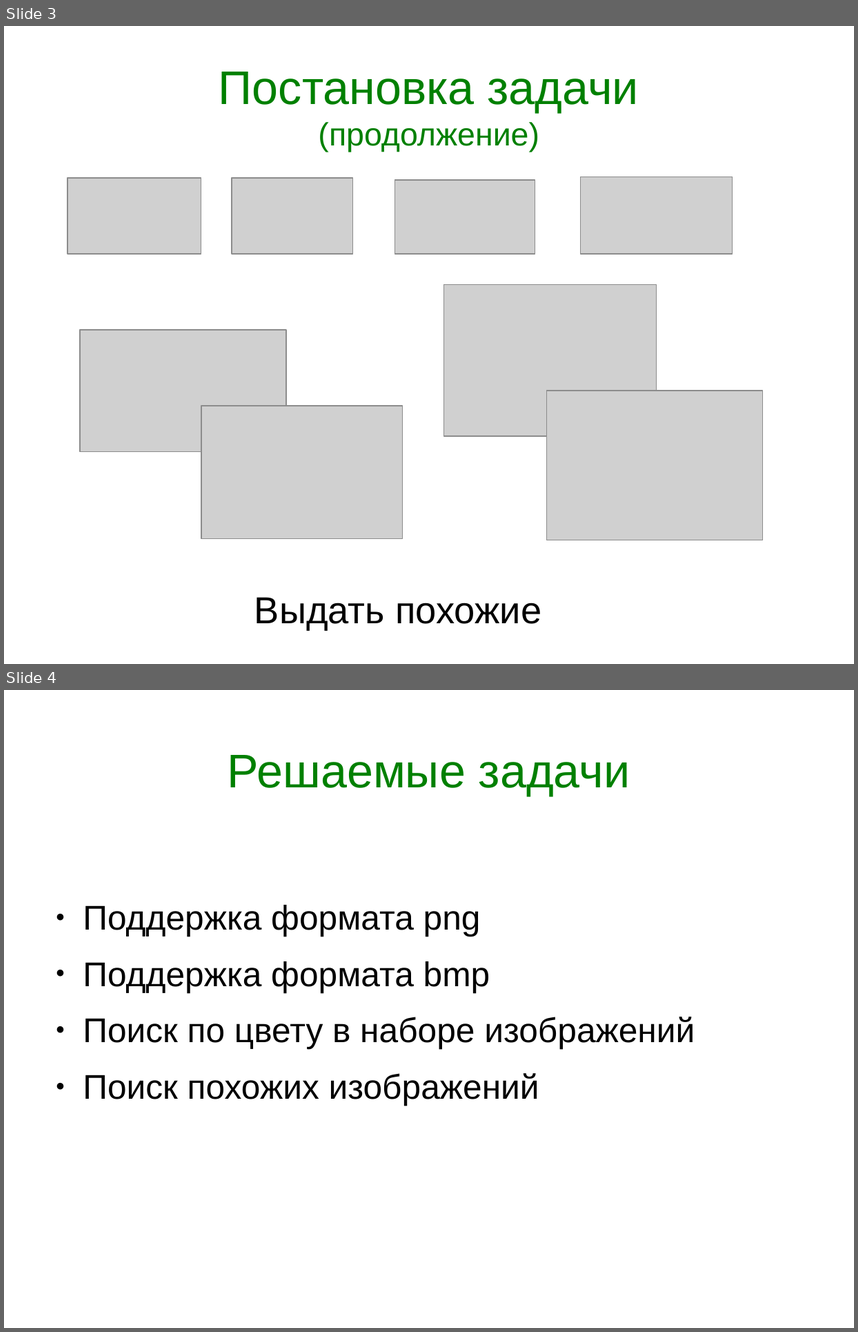
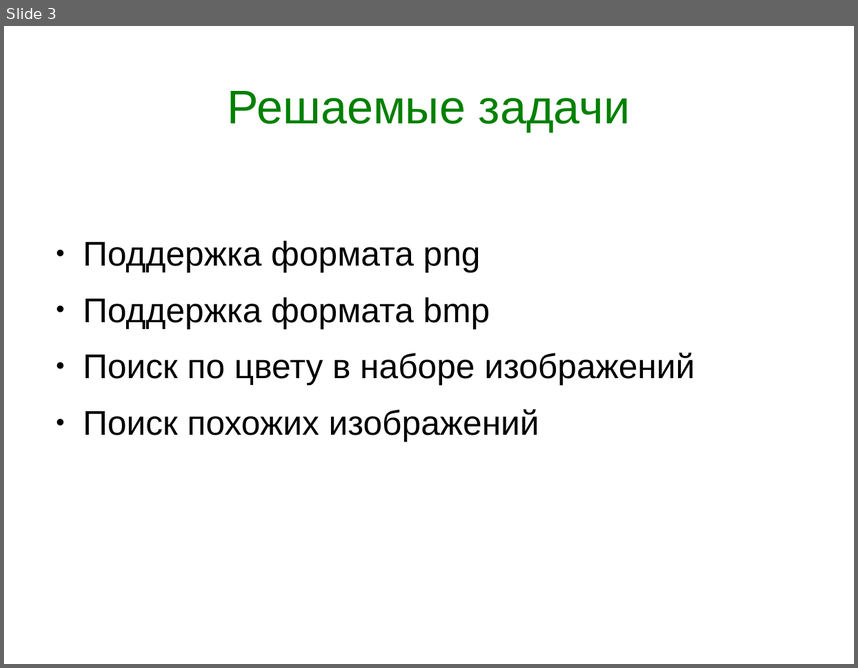
Before and after one commit to tipe/searchbycolor, a slide deck: Presentation.odp. Shown one above the other, each under a label of ours: slides 3 and 4 before the commit, slide 3 after it. The pictures are 858x1332 and 858x668 pixels, drawn with LibreOffice and Linux fonts; fonts in the diff are those of the drawing; grey boxes stand for pictures. Boxes give left, top, right and bottom in pixels: in the first picture for what was removed or moved away, otherwise in the second. Text is boxed around its words. In the diff, an @@ line names an element or a change of style, - is before the commit and + after.

```diff
--- a/Presentation.odp
+++ b/Presentation.odp
@@ slide 3 removed at (4, 26, 854, 664), background #FFFFFF @@
@@ title removed at (219, 72, 639, 152) @@
-Постановка задачи
-(продолжение)
@@ picture removed at (67, 178, 201, 254) @@
@@ picture removed at (232, 178, 352, 254) @@
@@ picture removed at (395, 181, 535, 254) @@
@@ picture removed at (581, 176, 733, 254) @@
@@ picture removed at (444, 285, 657, 436) @@
@@ picture removed at (80, 330, 286, 452) @@
@@ picture removed at (547, 390, 764, 540) @@
@@ picture removed at (201, 405, 403, 538) @@
@@ text removed at (254, 597, 542, 630) @@
-Выдать похожие
@@ what was slide 4 is now slide 3 @@
```
Also in this commit, not shown: 2 slides changed, 7 slides added, 3 other slides removed.
